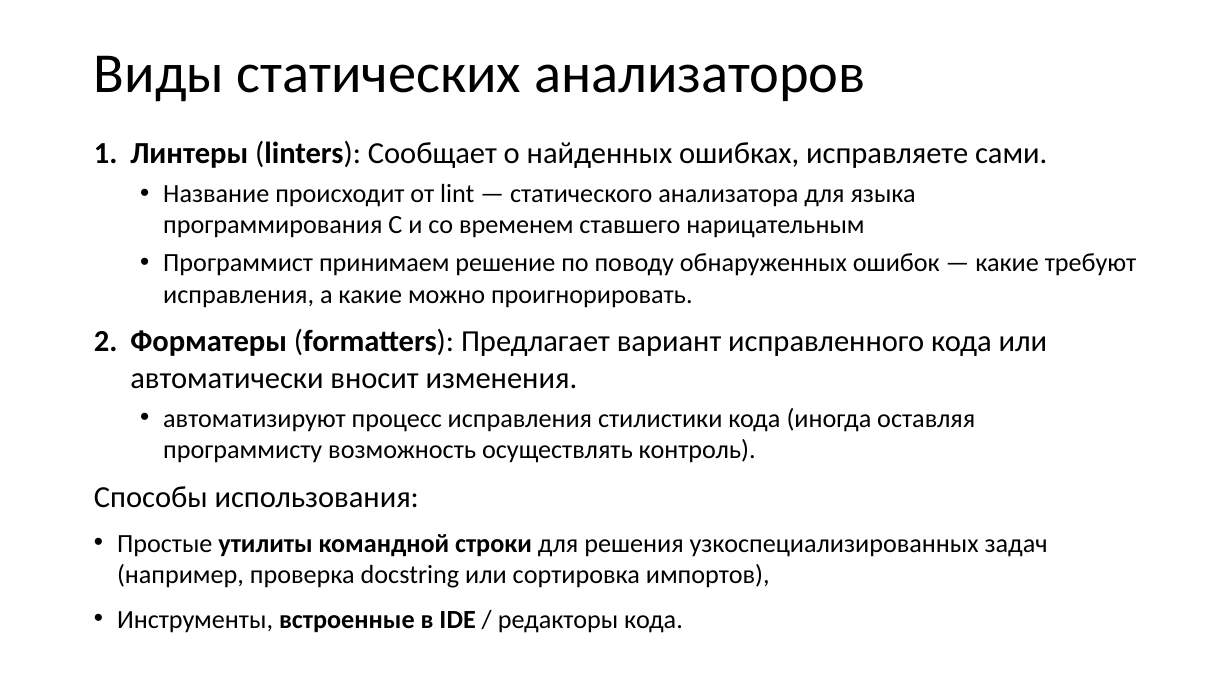
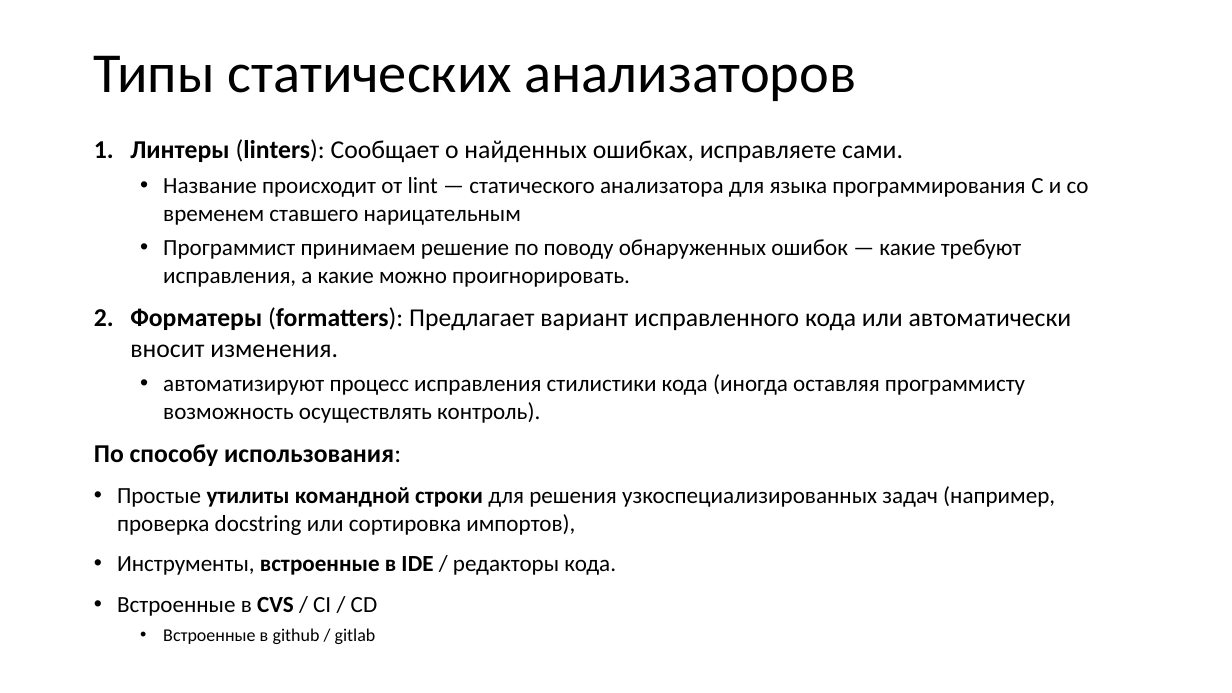
Before and after one commit to xtrueman/prog_instruments, a slide deck: slide 12 of presentations/StaticAnalysers.pptx. Drawn at 1232x693 pixels with LibreOffice and Linux fonts; fonts in the diff are those of the drawing. Boxes give left, top, right and bottom in pixels: in the first picture for what was removed or moved away, otherwise in the second. Text is boxed around its words. In the diff, an @@ line names an element or a change of style, - is before the commit and + after.

```diff
--- a/presentations/StaticAnalysers.pptx
+++ b/presentations/StaticAnalysers.pptx
@@ title at [94,55,857,101]: text changed @@
-Виды статических анализаторов
+Типы статических анализаторов
@@ text at [117,139,1089,575]: size 23.8 to 20 pt in "Линтеры (linters): Сообщает о найденных ошибках, исправляете ...", "Форматеры (formatters): Предлагает вариант исправленного код ..."; size 20.4 to 18 pt in "Название происходит от lint — статического анализатора ...", "Программист принимаем решение по поводу обнаруженных ошибок ...", "автоматизируют процесс исправления стилистики кода (иногда о ...", "Простые утилиты командной строки для решения узкоспециализир ..." and 1 more places @@
@@ text at [94,444,401,466]: text changed; size 23.8 to 20 pt; bold on @@
-Способы использования:
+По способу использования:
@@ text at [117,597,377,644]: paragraphs added @@
+• Встроенные в CVS / CI / CD
+  • Встроенные в github / gitlab
```
Also in this commit, not shown: 41 other slides changed, 12 slides added, 2 slides removed.
